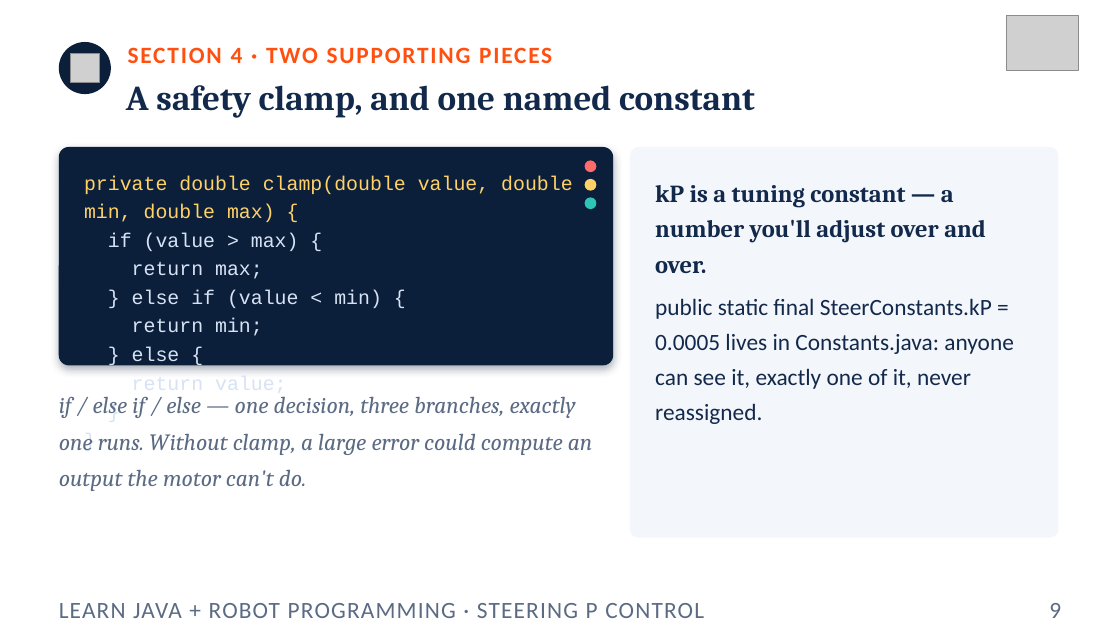
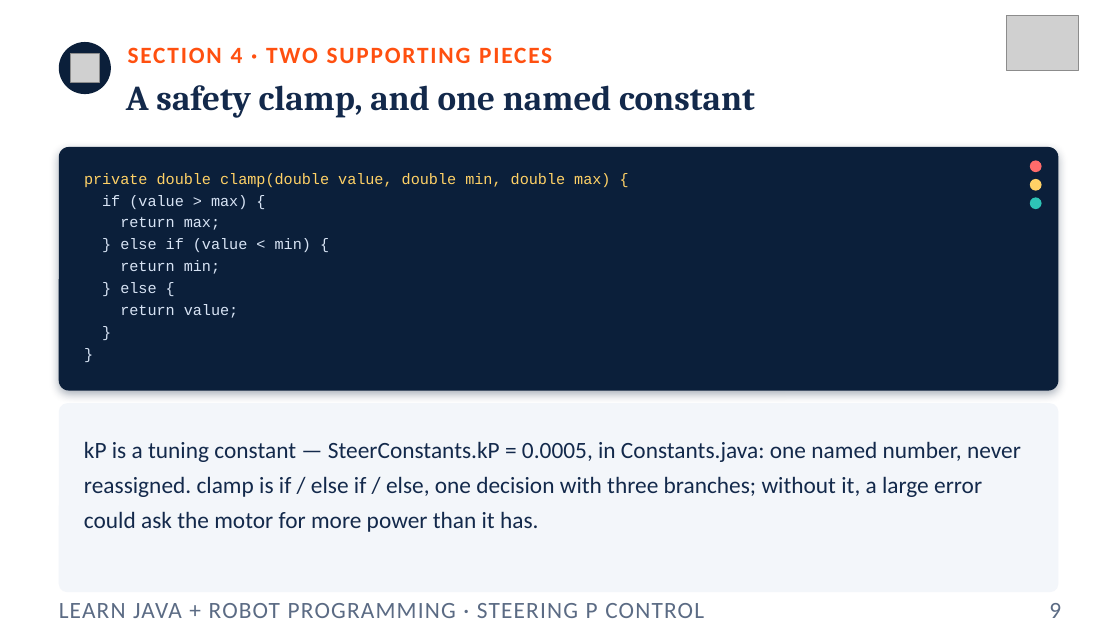
Before and after one commit to FRC5010/BasicRobotLessons, a slide deck: slide 9 of docs/presentations/v3/05-steering-p-control.pptx. Drawn at 1120x630 pixels with LibreOffice and Linux fonts; fonts in the diff are those of the drawing; grey boxes stand for pictures. Boxes give left, top, right and bottom in pixels: in the first picture for what was removed or moved away, otherwise in the second. Text is boxed around its words. In the diff, an @@ line names an element or a change of style, - is before the commit and + after.

```diff
--- a/docs/presentations/v3/05-steering-p-control.pptx
+++ b/docs/presentations/v3/05-steering-p-control.pptx
@@ rounded rectangle: place and size @@
-rounded rectangle at (59, 147, 613, 365)
+rounded rectangle at (59, 147, 1059, 391)
@@ rounded rectangle at (59, 147, 1059, 391): proportions changed @@
@@ rounded rectangle removed at (630, 147, 1059, 538) @@
@@ text "private double clamp(double value, double ..." at (84, 173, 610, 318): size 17 to 13 pt @@
@@ text removed at (655, 185, 986, 273) @@
-kP is a tuning constant — a number you'll adjust over and over.
@@ 3 ellipses: place and size @@
-3 ellipses at (585, 160, 597, 209)
+3 ellipses at (1030, 160, 1042, 209)
@@ text removed at (655, 298, 1014, 424) @@
-public static final SteerConstants.kP = 0.0005 lives in Constants.java: anyone can see it, exactly one of it, never reassigned.
@@ rounded rectangle added at (59, 403, 1059, 592), fill #F3F6FA @@
@@ text at (84, 441, 1021, 532): text changed; font Cambria to Calibri; text colour #5B6B84 to #13294B; italic off @@
-if / else if / else — one decision, three branches, exactly one runs. Without clamp, a large error could compute an output the motor can't do.
+kP is a tuning constant — SteerConstants.kP = 0.0005, in Constants.java: one named number, never reassigned. clamp is if / else if / else, one decision with three branches; without it, a large error could ask the motor for more power than it has.
```
Also in this commit, not shown: 4 other slides changed, 11 other files.
